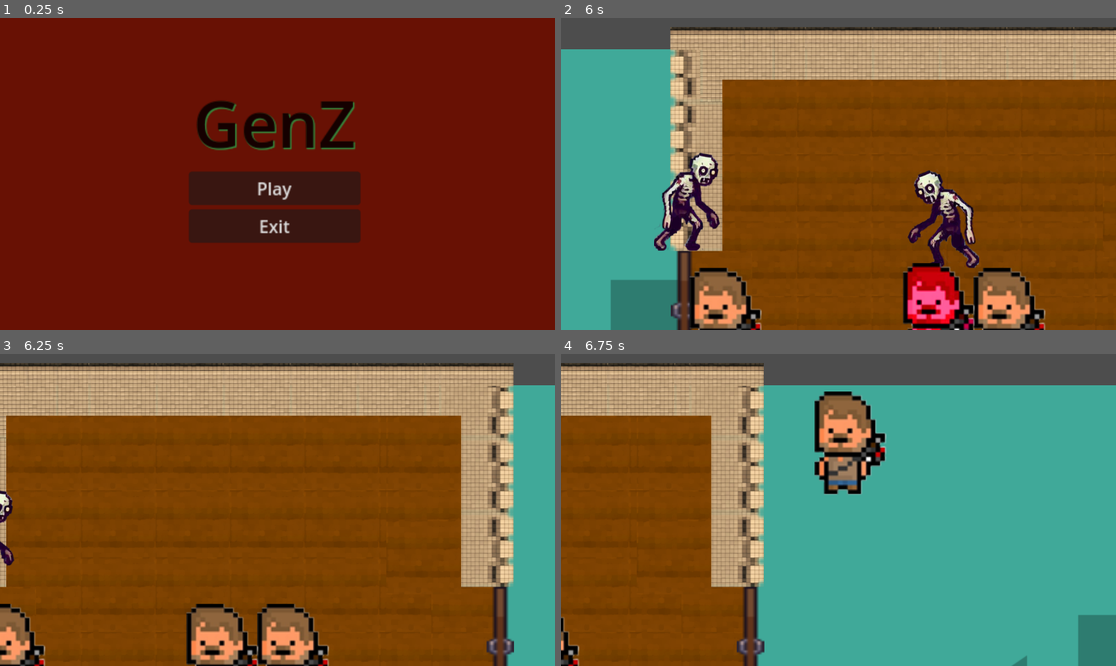
Above: before the commit, frames 1-4 (two rows, left to right).
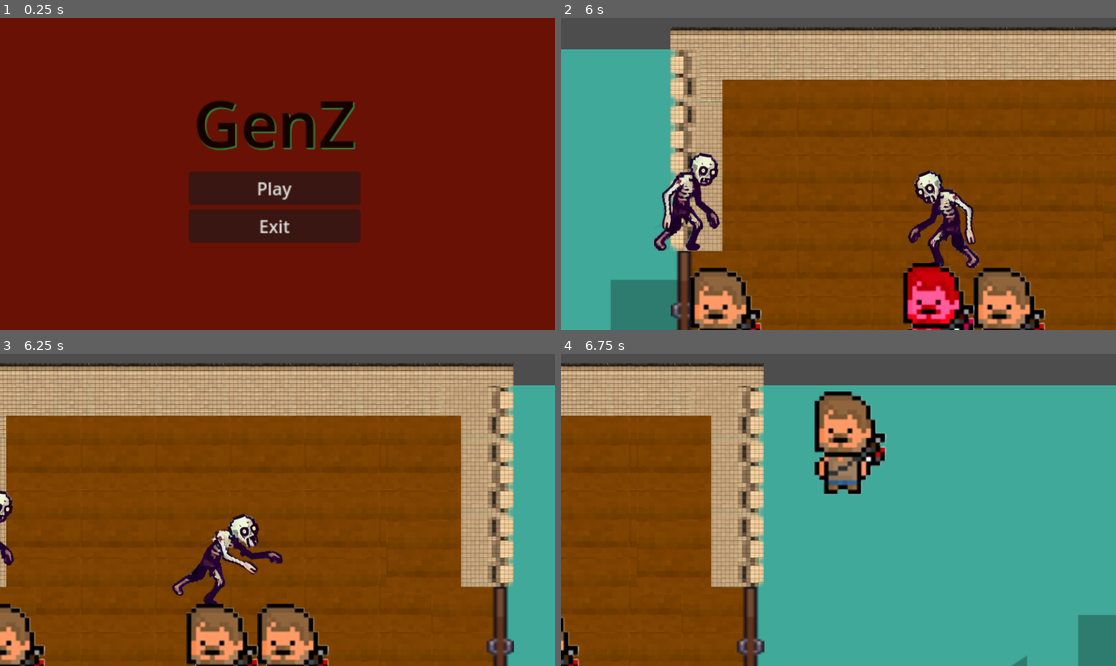
Above: after the commit, the same moments.

Repository: PlayableGIT/Gen_Z
Game: Godot game, scene res://Screens/Main_menu.tscn
Same seed, same stepped clock (60 frames per second), same inputs: the game is played once before the commit and once after it.
Inputs (mouse positions are in pixels of both pictures, inside the frame that each line leads up to):
- Up to frame 1 (0.25 s): no input
- Up to frame 2 (6 s): click "Play" at 0.5 s; move the mouse to (810, 236) at 1.27 s; hold Right (ui_right) 1.28-2.78 s; click (810, 236) at 1.35 s; tap Up (ui_up) at 1.52, 2.27, 3.77, 4.52, 5.27 s; move the mouse to (1005, 220) at 2.02 s; right-click (1005, 220) at 2.1 s; move the mouse to (672, 127) at 2.77 s; hold Left (ui_left) 2.78-5.03 s; click (672, 127) at 2.85 s; move the mouse to (866, 174) at 3.52 s; right-click (866, 174) at 3.6 s; move the mouse to (755, 96) at 4.27 s; click (755, 96) at 4.35 s; move the mouse to (960, 158) at 5.02 s; hold Right (ui_right) from 5.03 s (still down); right-click (960, 158) at 5.1 s; move the mouse to (727, 189) at 5.77 s; click (727, 189) at 5.85 s
- Up to frame 3 (6.25 s): keep holding Right (ui_right)
- Up to frame 4 (6.75 s): keep holding Right (ui_right); move the mouse to (894, 441) at 6.52 s; right-click (894, 441) at 6.6 s

Frames 1-2 are identical in both runs. In frame 3, 1.8% of the frame differs, in the area x 31-51%, y 51-81%; in frame 4, nothing differs.

Commit message:
DEATH ANIMATIONS + DOOR ANIMATIONS
UDAŁO SIE KURWAAAAAAAAA!!!!

Diff:
--- a/Screens/scena.tscn
+++ b/Screens/scena.tscn
@@ -1,7 +1,10 @@
-[gd_scene load_steps=22 format=4 uid="uid://5yt73vng2pnx"]
+[gd_scene load_steps=25 format=4 uid="uid://5yt73vng2pnx"]
 
 [ext_resource type="Script" path="res://Scripts/scena.gd" id="1_j5aen"]
 [ext_resource type="PackedScene" uid="uid://dlnfoe38vgqp" path="res://zombie.tscn" id="2_8hn1c"]
+[ext_resource type="PackedScene" uid="uid://begstf8t0rriu" path="res://dead_zombie.tscn" id="2_qgrfr"]
+[ext_resource type="PackedScene" uid="uid://udplfsjxf5tr" path="res://door_destroyed.tscn" id="2_s5m4q"]
+[ext_resource type="PackedScene" uid="uid://ctw0l4niaqlaf" path="res://dead_survivor.tscn" id="2_v3heq"]
 [ext_resource type="PackedScene" uid="uid://bn8vnivdwoql7" path="res://survivor.tscn" id="3_c5g0i"]
 [ext_resource type="Script" path="res://Scripts/camera_2d.gd" id="4_6t67p"]
 [ext_resource type="Texture2D" uid="uid://b1tkpjn23ngcx" path="res://textures/background1.png" id="5_gk281"]
@@ -456,6 +459,9 @@
 [node name="Main" type="Node2D"]
 position = Vector2(1, -1)
 script = ExtResource("1_j5aen")
+destroyed_door = ExtResource("2_s5m4q")
+dead_survivor = ExtResource("2_v3heq")
+dead_zombie = ExtResource("2_qgrfr")
 zombie = ExtResource("2_8hn1c")
 survivor = ExtResource("3_c5g0i")
 
@@ -591,3 +597,5 @@
 color = Color(0.294922, 0.140318, 0.0138245, 1)
 hue_variation_min = -0.09
 hue_variation_max = 0.03
+
+[connection signal="child_exiting_tree" from="." to="." method="_on_child_exiting_tree"]
--- a/Scripts/scena.gd
+++ b/Scripts/scena.gd
@@ -1,5 +1,8 @@
 extends Node2D
 
+@export var destroyed_door: PackedScene
+@export var dead_survivor: PackedScene
+@export var dead_zombie: PackedScene
 @export var zombie: PackedScene
 @export var survivor: PackedScene
 # Called every frame. 'delta' is the elapsed time since the previous frame.
@@ -12,3 +15,24 @@
 		var new_survivor = survivor.instantiate()
 		add_child(new_survivor)
 		new_survivor.position = get_global_mouse_position()
+
+
+
+
+
+
+func _on_child_exiting_tree(node: Node) -> void:
+	if node.has_method("zombie"):
+		var death_zombie = dead_zombie.instantiate()
+		add_child.call_deferred(death_zombie)
+		death_zombie.position = node.position
+
+	if node.has_method("survivor"):
+		var death_survivor = dead_survivor.instantiate()
+		add_child.call_deferred(death_survivor)
+		death_survivor.position = node.position
+
+	if node.has_method("door"):
+		var destroy_door = destroyed_door.instantiate()
+		add_child.call_deferred(destroy_door)
+		destroy_door.position = node.position
--- a/Scripts/zombie.gd
+++ b/Scripts/zombie.gd
@@ -1,6 +1,6 @@
 extends CharacterBody2D
 
-
+@export var dead_zombie: PackedScene
 # Zmienne ruchu obiektu
 var direction = Vector2.ZERO
 # Zmienne walki z survivorem
--- /dev/null
+++ b/dead_survivor.tscn
@@ -0,0 +1,43 @@
+[gd_scene load_steps=9 format=3 uid="uid://ctw0l4niaqlaf"]
+
+[ext_resource type="Texture2D" uid="uid://cm406qs6wsvui" path="res://animations/survivor_death_anim/survivor_01.png" id="1_2naib"]
+[ext_resource type="Texture2D" uid="uid://delxf5bwullmj" path="res://animations/survivor_death_anim/survivor_02.png" id="2_jvrpl"]
+[ext_resource type="Texture2D" uid="uid://peha6vjdso8d" path="res://animations/survivor_death_anim/survivor_03.png" id="3_2xfid"]
+[ext_resource type="Texture2D" uid="uid://ci8neokgu3u2i" path="res://animations/survivor_death_anim/survivor_04.png" id="4_1ftb1"]
+[ext_resource type="Texture2D" uid="uid://b287j67066swa" path="res://animations/survivor_death_anim/survivor_05.png" id="5_hu8w3"]
+[ext_resource type="Texture2D" uid="uid://cdtomx587pdmw" path="res://animations/survivor_death_anim/survivor_06.png" id="6_pwss7"]
+[ext_resource type="Texture2D" uid="uid://ddew04dpooqt" path="res://animations/survivor_death_anim/survivor_07.png" id="7_uwma5"]
+
+[sub_resource type="SpriteFrames" id="SpriteFrames_772ai"]
+animations = [{
+"frames": [{
+"duration": 1.0,
+"texture": ExtResource("1_2naib")
+}, {
+"duration": 1.0,
+"texture": ExtResource("2_jvrpl")
+}, {
+"duration": 1.0,
+"texture": ExtResource("3_2xfid")
+}, {
+"duration": 1.0,
+"texture": ExtResource("4_1ftb1")
+}, {
+"duration": 1.0,
+"texture": ExtResource("5_hu8w3")
+}, {
+"duration": 1.0,
+"texture": ExtResource("6_pwss7")
+}, {
+"duration": 1.0,
+"texture": ExtResource("7_uwma5")
+}],
+"loop": false,
+"name": &"default",
+"speed": 5.0
+}]
+
+[node name="dead_survivor" type="AnimatedSprite2D"]
+scale = Vector2(3.8, 3.8)
+sprite_frames = SubResource("SpriteFrames_772ai")
+autoplay = "default"
--- /dev/null
+++ b/dead_zombie.gd
@@ -0,0 +1,11 @@
+extends AnimatedSprite2D
+
+
+# Called when the node enters the scene tree for the first time.
+func _ready() -> void:
+	pass
+
+
+# Called every frame. 'delta' is the elapsed time since the previous frame.
+func _process(delta: float) -> void:
+	pass
--- /dev/null
+++ b/dead_zombie.tscn
@@ -0,0 +1,32 @@
+[gd_scene load_steps=6 format=3 uid="uid://begstf8t0rriu"]
+
+[ext_resource type="Texture2D" uid="uid://s1idcsci0pfh" path="res://animations/zombie_death_anim/zombie1_death_anim2.png" id="1_wslcx"]
+[ext_resource type="Texture2D" uid="uid://bwf6643qtry27" path="res://animations/zombie_death_anim/zombie1_death_anim3.png" id="2_6vr8t"]
+[ext_resource type="Texture2D" uid="uid://dl46261ftbo0k" path="res://animations/zombie_death_anim/zombie1_death_anim4.png" id="3_8jna4"]
+[ext_resource type="Texture2D" uid="uid://bhcg2u76brcsl" path="res://animations/zombie_death_anim/zombie1_death_anim5.png" id="4_33yc4"]
+
+[sub_resource type="SpriteFrames" id="SpriteFrames_mnxia"]
+animations = [{
+"frames": [{
+"duration": 1.0,
+"texture": ExtResource("1_wslcx")
+}, {
+"duration": 1.0,
+"texture": ExtResource("2_6vr8t")
+}, {
+"duration": 1.0,
+"texture": ExtResource("3_8jna4")
+}, {
+"duration": 1.0,
+"texture": ExtResource("4_33yc4")
+}],
+"loop": false,
+"name": &"default",
+"speed": 3.0
+}]
+
+[node name="dead_zombie" type="AnimatedSprite2D"]
+scale = Vector2(1.5, 1.5)
+sprite_frames = SubResource("SpriteFrames_mnxia")
+autoplay = "default"
+frame_progress = 0.707492
--- /dev/null
+++ b/door_destroyed.tscn
@@ -0,0 +1,34 @@
+[gd_scene load_steps=6 format=3 uid="uid://udplfsjxf5tr"]
+
+[ext_resource type="Texture2D" uid="uid://bgdtyusmc0juo" path="res://animations/door_destroy_anim/door_01.png" id="1_s5hr6"]
+[ext_resource type="Texture2D" uid="uid://heec4085cj8u" path="res://animations/door_destroy_anim/door_02.png" id="2_h3ocl"]
+[ext_resource type="Texture2D" uid="uid://c0dynl5oja6pf" path="res://animations/door_destroy_anim/door_03.png" id="3_bfw2q"]
+[ext_resource type="Texture2D" uid="uid://dpqy0n0tlq3b0" path="res://animations/door_destroy_anim/door_04.png" id="4_yt8qd"]
+
+[sub_resource type="SpriteFrames" id="SpriteFrames_d0vgg"]
+animations = [{
+"frames": [{
+"duration": 1.0,
+"texture": ExtResource("1_s5hr6")
+}, {
+"duration": 1.0,
+"texture": ExtResource("2_h3ocl")
+}, {
+"duration": 1.0,
+"texture": ExtResource("3_bfw2q")
+}, {
+"duration": 1.0,
+"texture": ExtResource("4_yt8qd")
+}],
+"loop": false,
+"name": &"default",
+"speed": 3.0
+}]
+
+[node name="door_destroyed" type="Node2D"]
+
+[node name="AnimatedSprite2D" type="AnimatedSprite2D" parent="."]
+scale = Vector2(10.969, 6.016)
+sprite_frames = SubResource("SpriteFrames_d0vgg")
+autoplay = "default"
+frame_progress = 0.476681
--- a/zombie.tscn
+++ b/zombie.tscn
@@ -1,13 +1,13 @@
 [gd_scene load_steps=12 format=3 uid="uid://dlnfoe38vgqp"]
 
 [ext_resource type="Script" path="res://Scripts/zombie.gd" id="1_nufbr"]
-[ext_resource type="Texture2D" uid="uid://b8pq6qidjnu7s" path="res://zombie1_anim/zombie1_anim1.png" id="2_rrkpq"]
-[ext_resource type="Texture2D" uid="uid://cqk37qyu6nmpi" path="res://zombie1_anim/zombie1_anim2.png" id="3_5mong"]
-[ext_resource type="Texture2D" uid="uid://c00ttn4dcf4q7" path="res://zombie1_anim/zombie1_anim3.png" id="4_dnhn5"]
-[ext_resource type="Texture2D" uid="uid://dtr0i7duttcpx" path="res://zombie1_anim/zombie1_anim4.png" id="5_m6qqn"]
-[ext_resource type="Texture2D" uid="uid://jyqhpmhwhsj7" path="res://zombie1_anim/zombie1_anim5.png" id="6_y01m2"]
-[ext_resource type="Texture2D" uid="uid://bry3usdvkvc4p" path="res://zombie1_anim/zombie1_anim6.png" id="7_ypa4v"]
-[ext_resource type="Texture2D" uid="uid://dj1rb0nphoskk" path="res://zombie1_anim/zombie1_anim7.png" id="8_qkqcm"]
+[ext_resource type="Texture2D" uid="uid://b8pq6qidjnu7s" path="res://animations/zombie1_anim/zombie1_anim1.png" id="2_rrkpq"]
+[ext_resource type="Texture2D" uid="uid://cqk37qyu6nmpi" path="res://animations/zombie1_anim/zombie1_anim2.png" id="3_5mong"]
+[ext_resource type="Texture2D" uid="uid://c00ttn4dcf4q7" path="res://animations/zombie1_anim/zombie1_anim3.png" id="4_dnhn5"]
+[ext_resource type="Texture2D" uid="uid://dtr0i7duttcpx" path="res://animations/zombie1_anim/zombie1_anim4.png" id="5_m6qqn"]
+[ext_resource type="Texture2D" uid="uid://jyqhpmhwhsj7" path="res://animations/zombie1_anim/zombie1_anim5.png" id="6_y01m2"]
+[ext_resource type="Texture2D" uid="uid://bry3usdvkvc4p" path="res://animations/zombie1_anim/zombie1_anim6.png" id="7_ypa4v"]
+[ext_resource type="Texture2D" uid="uid://dj1rb0nphoskk" path="res://animations/zombie1_anim/zombie1_anim7.png" id="8_qkqcm"]
 
 [sub_resource type="SpriteFrames" id="SpriteFrames_il1rs"]
 animations = [{
Binary file added: animations/door_destroy_anim/door_01.png
Not shown, changed: animations/door_destroy_anim/door_01.png.import
Binary file added: animations/door_destroy_anim/door_02.png
Not shown, added: animations/door_destroy_anim/door_02.png.import
Binary file added: animations/door_destroy_anim/door_03.png
Not shown, added: animations/door_destroy_anim/door_03.png.import
Binary file added: animations/door_destroy_anim/door_04.png
Not shown, added: animations/door_destroy_anim/door_04.png.import
Binary file added: animations/survivor_death_anim/survivor_01.png
Not shown, added: animations/survivor_death_anim/survivor_01.png.import
Binary file added: animations/survivor_death_anim/survivor_02.png
Not shown, added: animations/survivor_death_anim/survivor_02.png.import
(and 32 more such lines)
